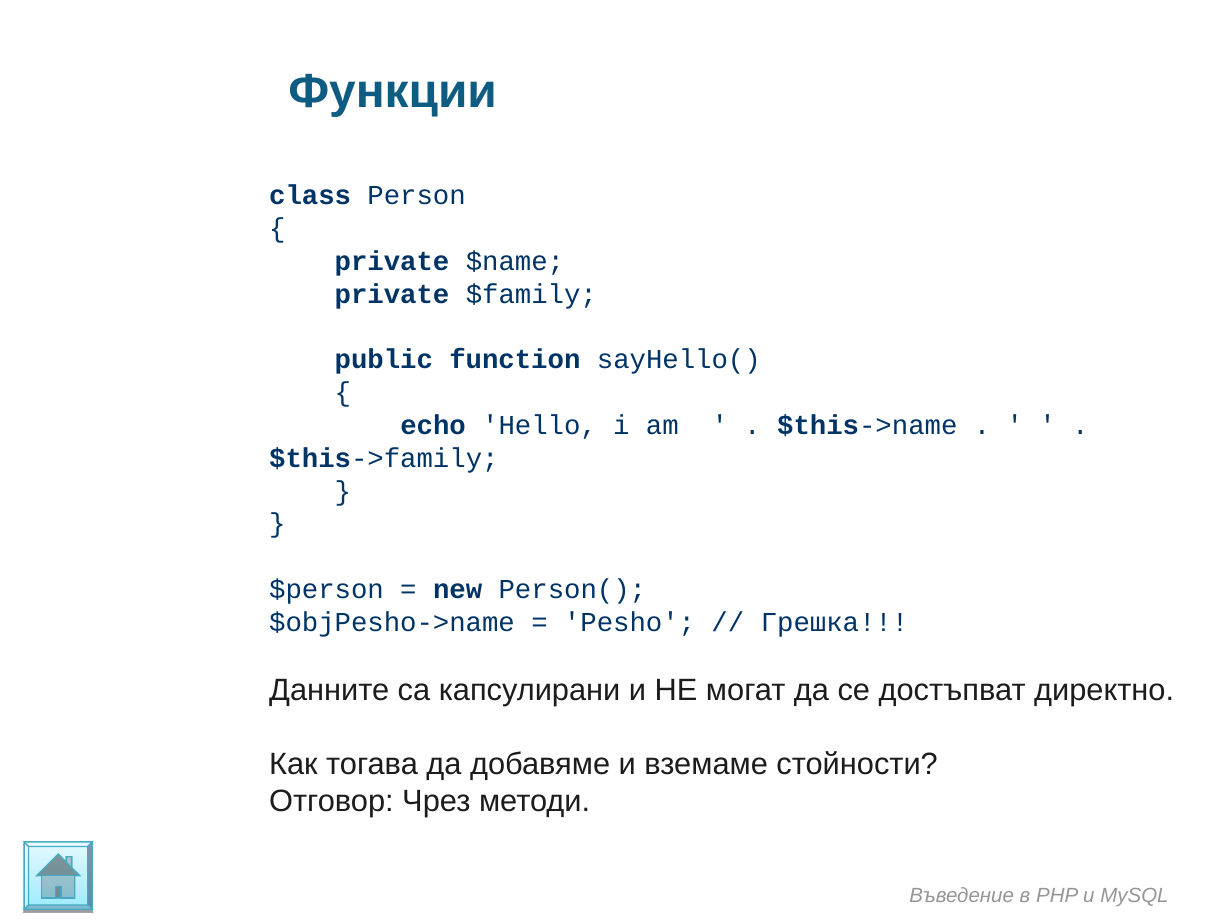
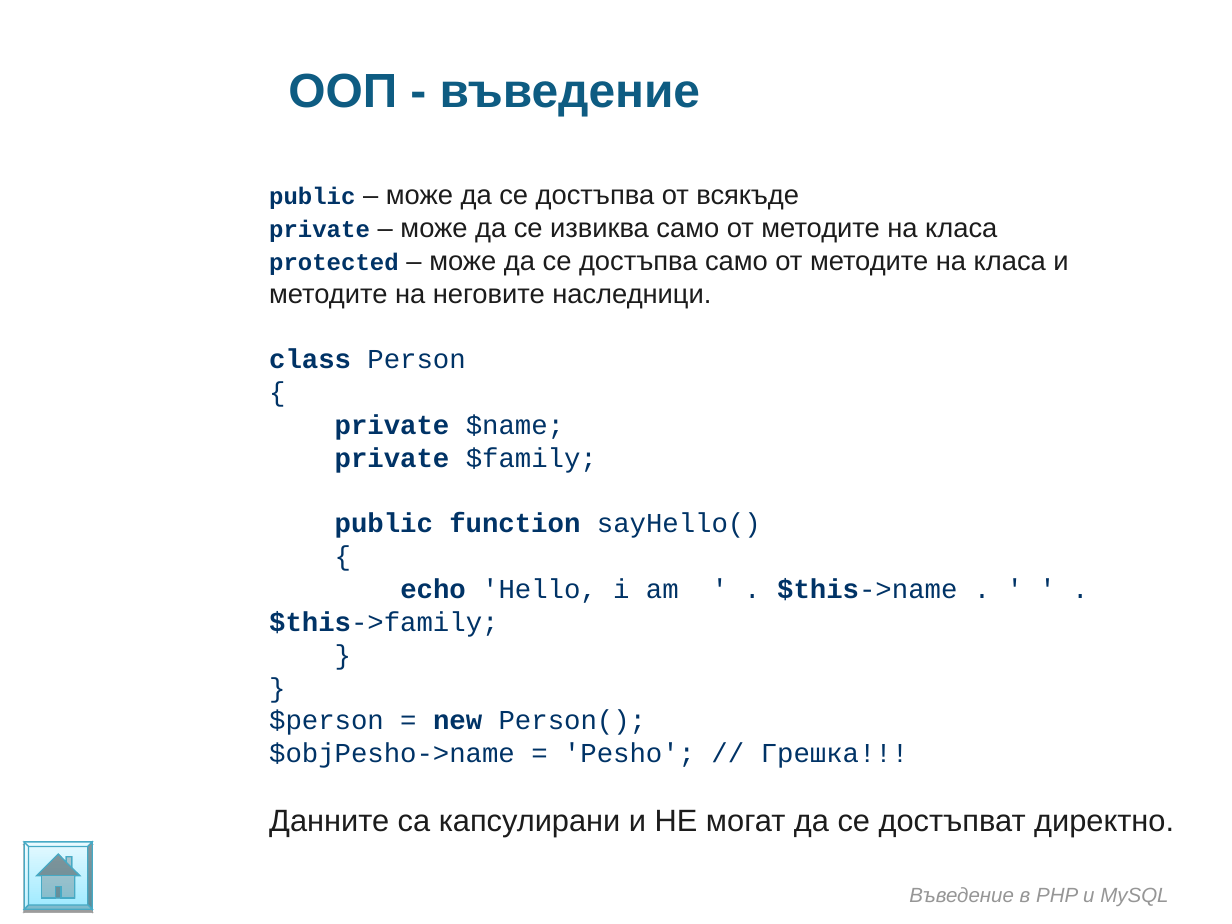
Before and after one commit to ivanstoynov/php-learning, a slide deck: slide 9 of Materials/PHP/Introduction in OOP.ppt. Drawn at 1232x924 pixels with LibreOffice and Linux fonts; fonts in the diff are those of the drawing; background and template pictures are left out. Boxes give left, top, right and bottom in pixels: in the first picture for what was removed or moved away, otherwise in the second. Text is boxed around its words. In the diff, an @@ line names an element or a change of style, - is before the commit and + after.

```diff
--- a/Materials/PHP/Introduction in OOP.ppt
+++ b/Materials/PHP/Introduction in OOP.ppt
@@ text at <box>288,73,700,116</box>: text changed @@
-Функции
+ООП - въведение
@@ text at <box>269,187,1068,308</box>: paragraph added @@
+public – може да се достъпва от всякъде
+private – може да се извиква само от методите на класа
+protected – може да се достъпва само от методите на класа и методите на неговите наследници.
@@ text at <box>269,751,937,817</box>: paragraph removed @@
-Как тогава да добавяме и вземаме стойности?
-Отговор: Чрез методи.
```
Also in this commit, not shown: 9 other slides changed, 7 slides added.
